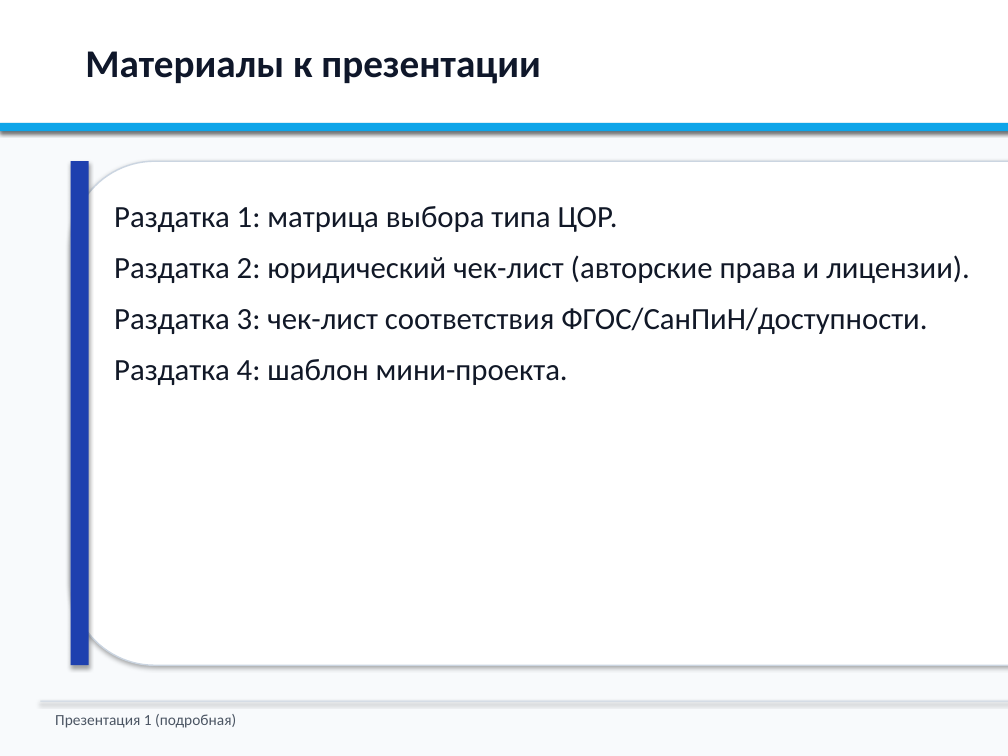
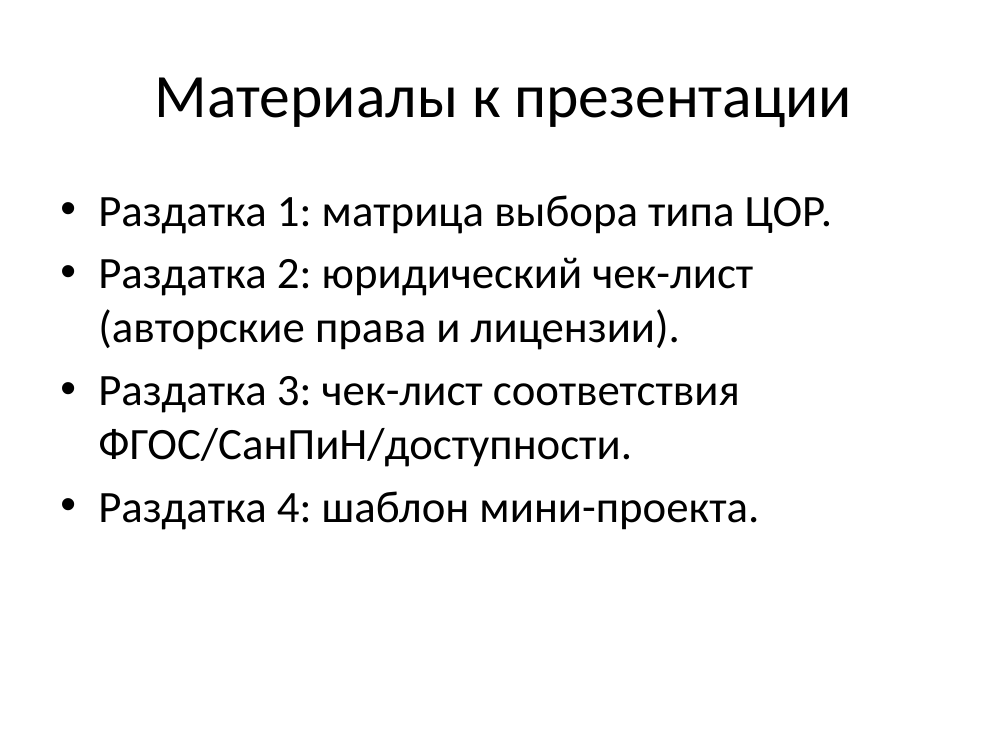
Before and after one commit to NastyaKL95/lms, a slide deck: slide 26 of presentation-topic-1-detailed.pptx (slide 29 before the commit). Drawn at 1008x756 pixels with LibreOffice and Linux fonts; fonts in the diff are those of the drawing. Boxes give left, top, right and bottom in pixels: in the first picture for what was removed or moved away, otherwise in the second. Text is boxed around its words. In the diff, an @@ line names an element or a change of style, - is before the commit and + after.

```diff
--- a/presentation-topic-1-detailed.pptx
+++ b/presentation-topic-1-detailed.pptx
@@ background #F8FAFC to #FFFFFF @@
@@ rectangle removed at [0, 0, 1008, 131] @@
@@ title "Материалы к презентации": place and size @@
-title "Материалы к презентации" at [85, 51, 541, 84]
+title "Материалы к презентации" at [155, 77, 852, 127]
@@ title "Материалы к презентации" at [155, 77, 852, 127]: size 28 to 44 pt, text colour #0F172A to #000000, bold off; alignment left to centre; vertical alignment top to middle @@
@@ rectangle removed at [0, 123, 1008, 131] @@
@@ text "Раздатка 1: матрица выбора типа ...": place and size @@
-text "Раздатка 1: матрица выбора типа ..." at [114, 206, 970, 385]
+text "Раздатка 1: матрица выбора типа ..." at [98, 195, 833, 530]
@@ text "Раздатка 1: матрица выбора типа ..." at [98, 195, 833, 530]: size 22 to 32 pt, text colour #111827 to #000000; bullet none to •; less space between paragraphs @@
@@ rounded rectangle removed at [71, 161, 1008, 665] @@
@@ rectangle removed at [71, 161, 89, 665] @@
@@ rectangle removed at [40, 701, 1008, 702] @@
@@ text removed at [55, 714, 236, 728] @@
-Презентация 1 (подробная)
```
Also in this commit, not shown: 25 other slides changed, 1 slide added, 4 slides removed, 2 other files.
